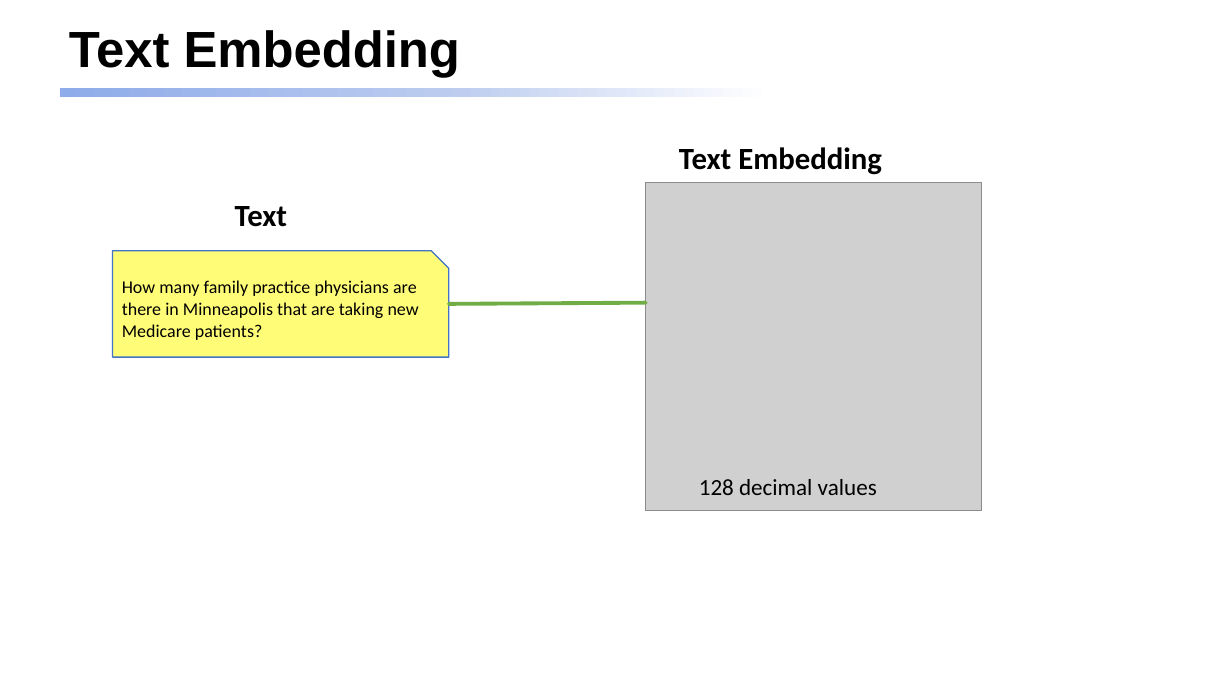
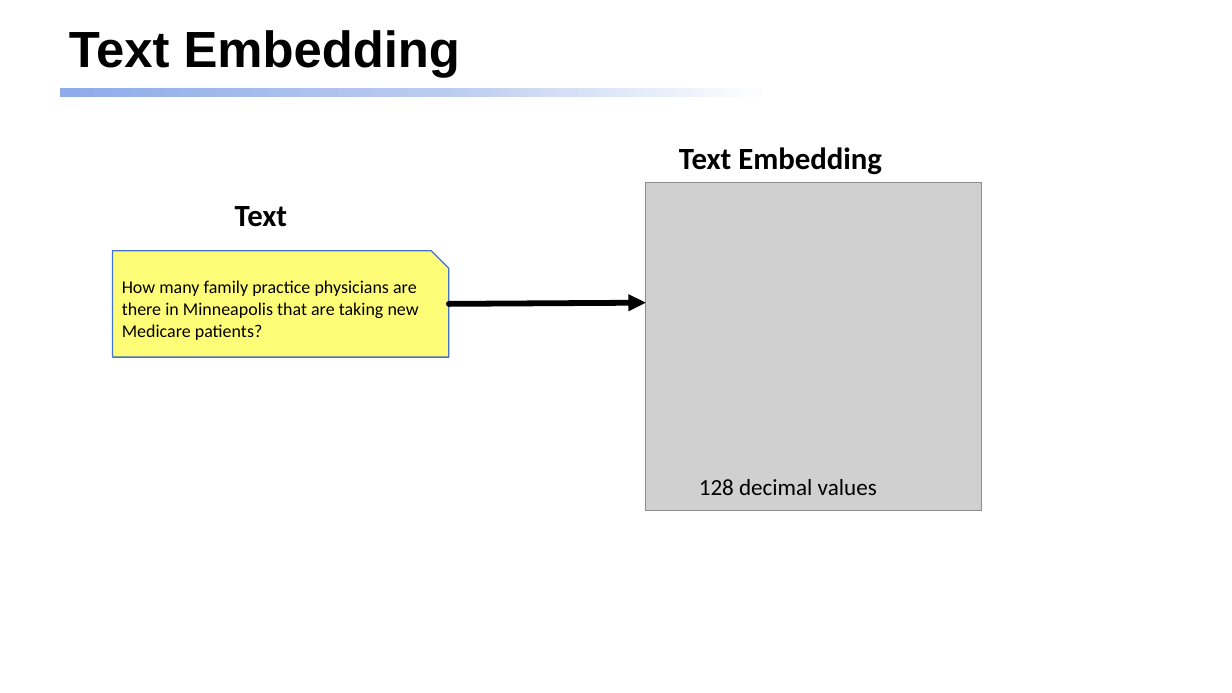
Before and after one commit to dmccreary/genai-arch-patterns, a slide deck: slide 17 of slides/One-Hour-Talk.pptx. Drawn at 1232x693 pixels with LibreOffice and Linux fonts; fonts in the diff are those of the drawing; grey boxes stand for pictures. Boxes give left, top, right and bottom in pixels: in the first picture for what was removed or moved away, otherwise in the second. Text is boxed around its words. In the diff, an @@ line names an element or a change of style, - is before the commit and + after.

```diff
--- a/slides/One-Hour-Talk.pptx
+++ b/slides/One-Hour-Talk.pptx
@@ line (449, 304) - (646, 303): line to arrow; stroke #70AD47 3 pt to #000000 4.5 pt @@
```
Also in this commit, not shown: 2 other slides changed, 2 slides added.
